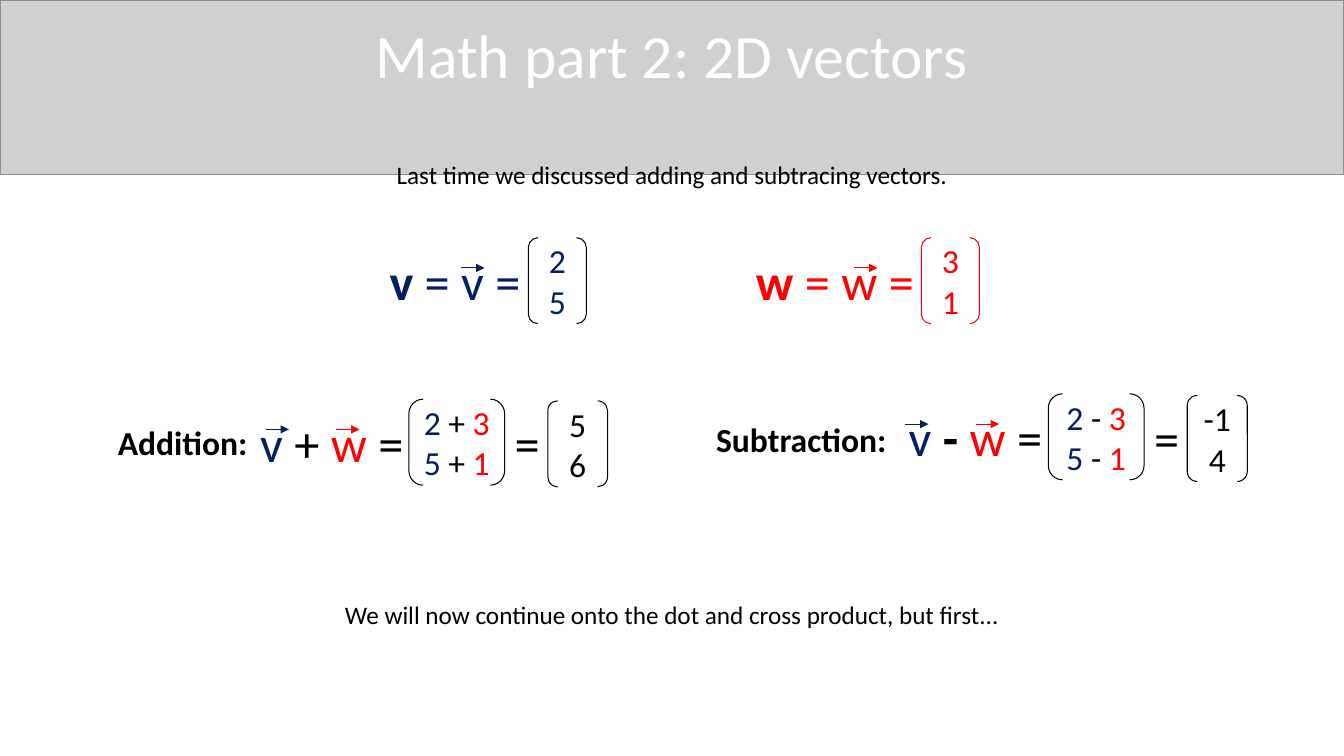
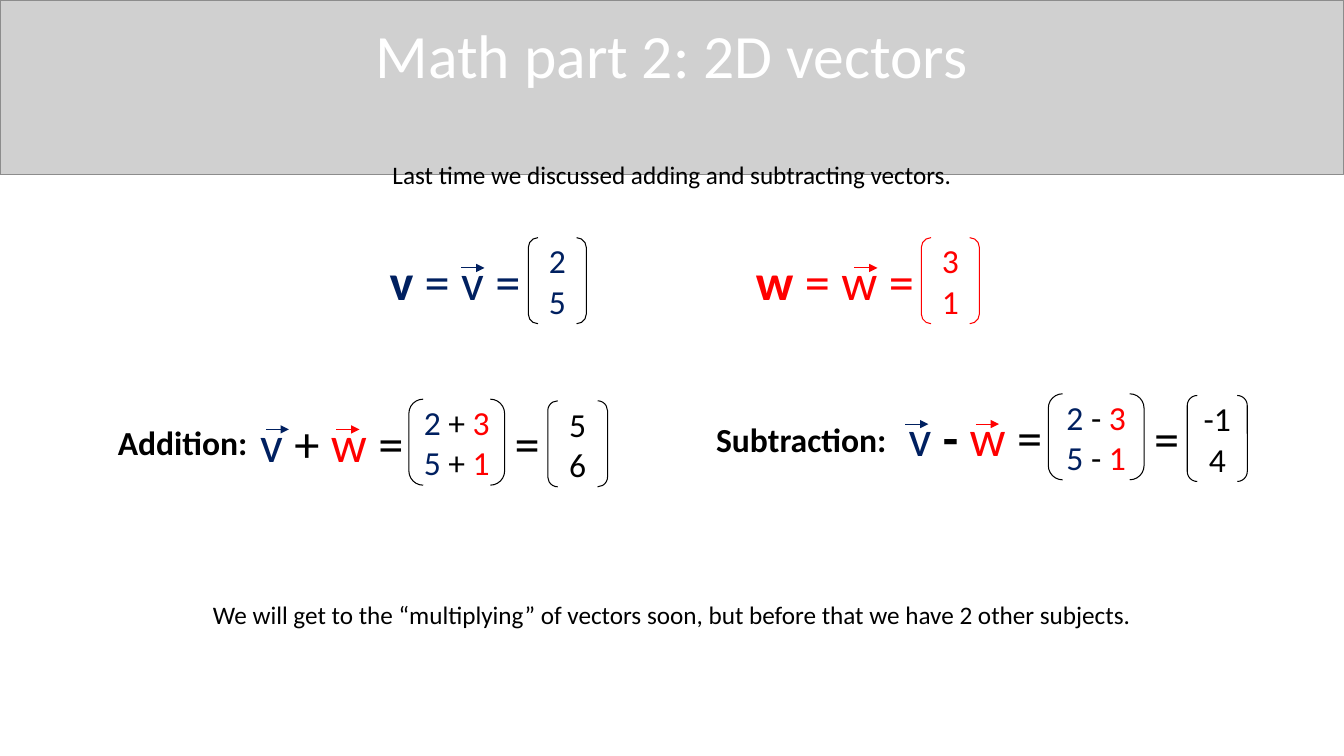
Before and after one commit to QuincyJacobs/WebGLTutorial, a slide deck: slide 90 of Presentation/Presentation WebGL.pptx. Drawn at 1344x756 pixels with LibreOffice and Linux fonts; fonts in the diff are those of the drawing; grey boxes stand for pictures. Boxes give left, top, right and bottom in pixels: in the first picture for what was removed or moved away, otherwise in the second. Text is boxed around its words. In the diff, an @@ line names an element or a change of style, - is before the commit and + after.

```diff
--- a/Presentation/Presentation WebGL.pptx
+++ b/Presentation/Presentation WebGL.pptx
@@ text at box(392, 166, 951, 191): text changed @@
-Last time we discussed adding and subtracing vectors.
+Last time we discussed adding and subtracting vectors.
@@ text at box(213, 606, 1130, 629): text changed @@
-We will now continue onto the dot and cross product, but first...
+We will get to the “multiplying” of vectors soon, but before that we have 2 other subjects.
```
Also in this commit, not shown: 2 other slides changed, 4 slides added, 1 other file.
